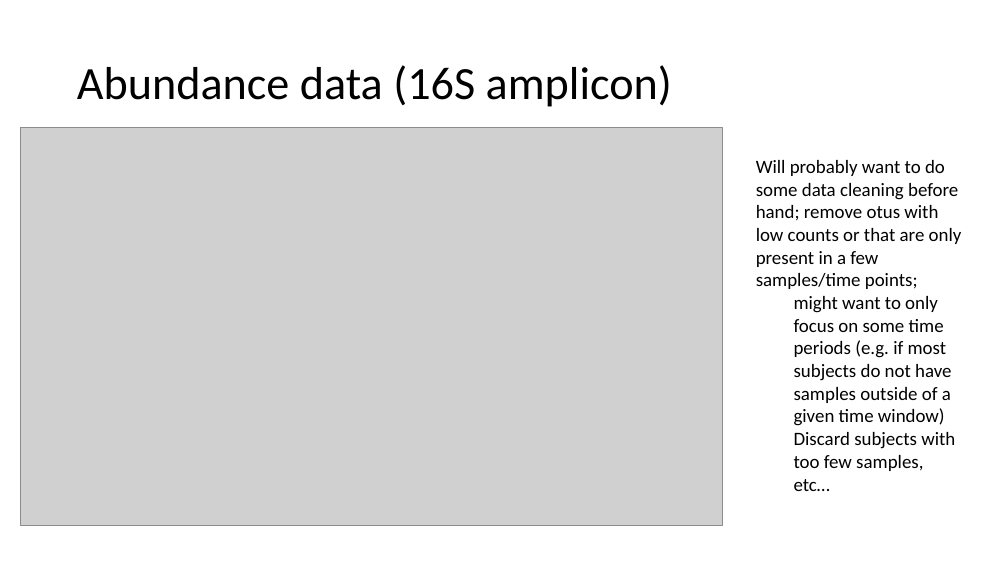
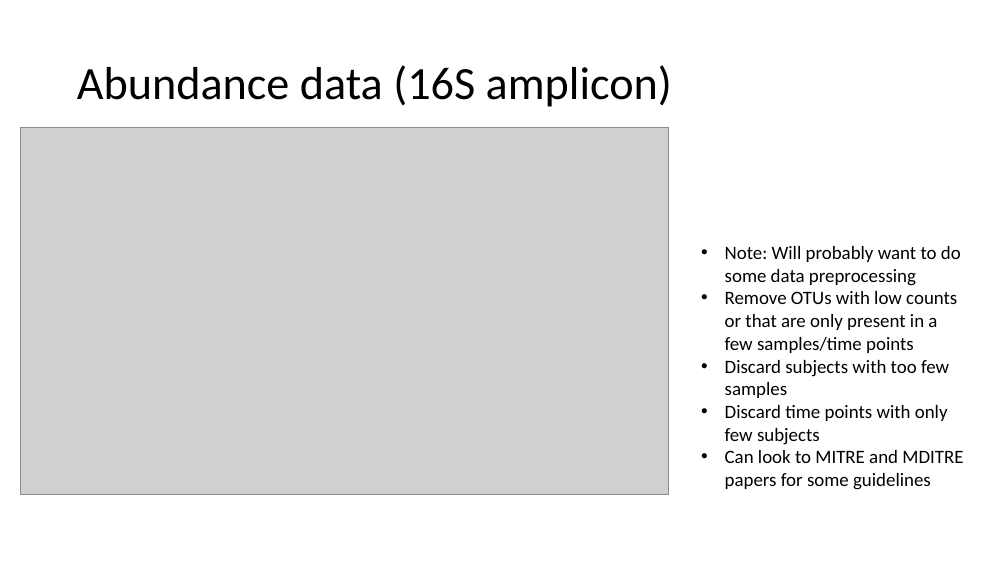
Before and after one commit to gerberlab/cs109b-microbiome, a slide deck: slide 17 of 2022/course_slides.pptx (slide 6 before the commit). Drawn at 1008x567 pixels with LibreOffice and Linux fonts; fonts in the diff are those of the drawing; grey boxes stand for pictures. Boxes give left, top, right and bottom in pixels: in the first picture for what was removed or moved away, otherwise in the second. Text is boxed around its words. In the diff, an @@ line names an element or a change of style, - is before the commit and + after.

```diff
--- a/2022/course_slides.pptx
+++ b/2022/course_slides.pptx
@@ picture: place and size @@
-picture at (20, 128, 722, 526)
+picture at (20, 128, 668, 495)
@@ text at (725, 246, 963, 490): text changed @@
-Will probably want to do some data cleaning before hand; remove otus with low counts or that are only present in a few samples/time points;
-  might want to only focus on some time periods (e.g. if most subjects do not have samples outside of a given time window)
-  Discard subjects with too few samples, etc…
+• Note: Will probably want to do some data preprocessing
+• Remove OTUs with low counts or that are only present in a few samples/time points
+• Discard subjects with too few samples
+• Discard time points with only few subjects
+• Can look to MITRE and MDITRE papers for some guidelines
```
Also in this commit, not shown: 11 other slides changed, 7 slides added, 2 slides removed, 1 other file.
